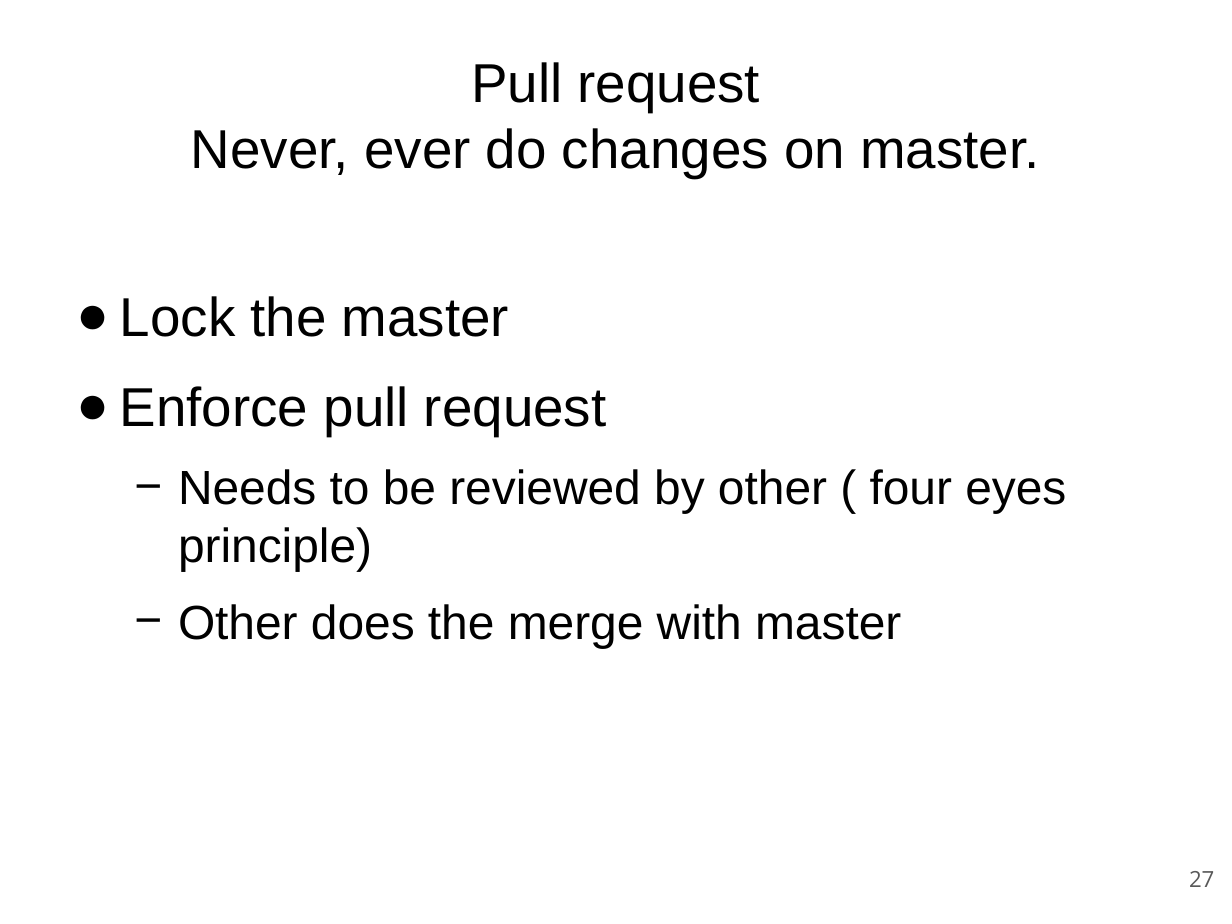
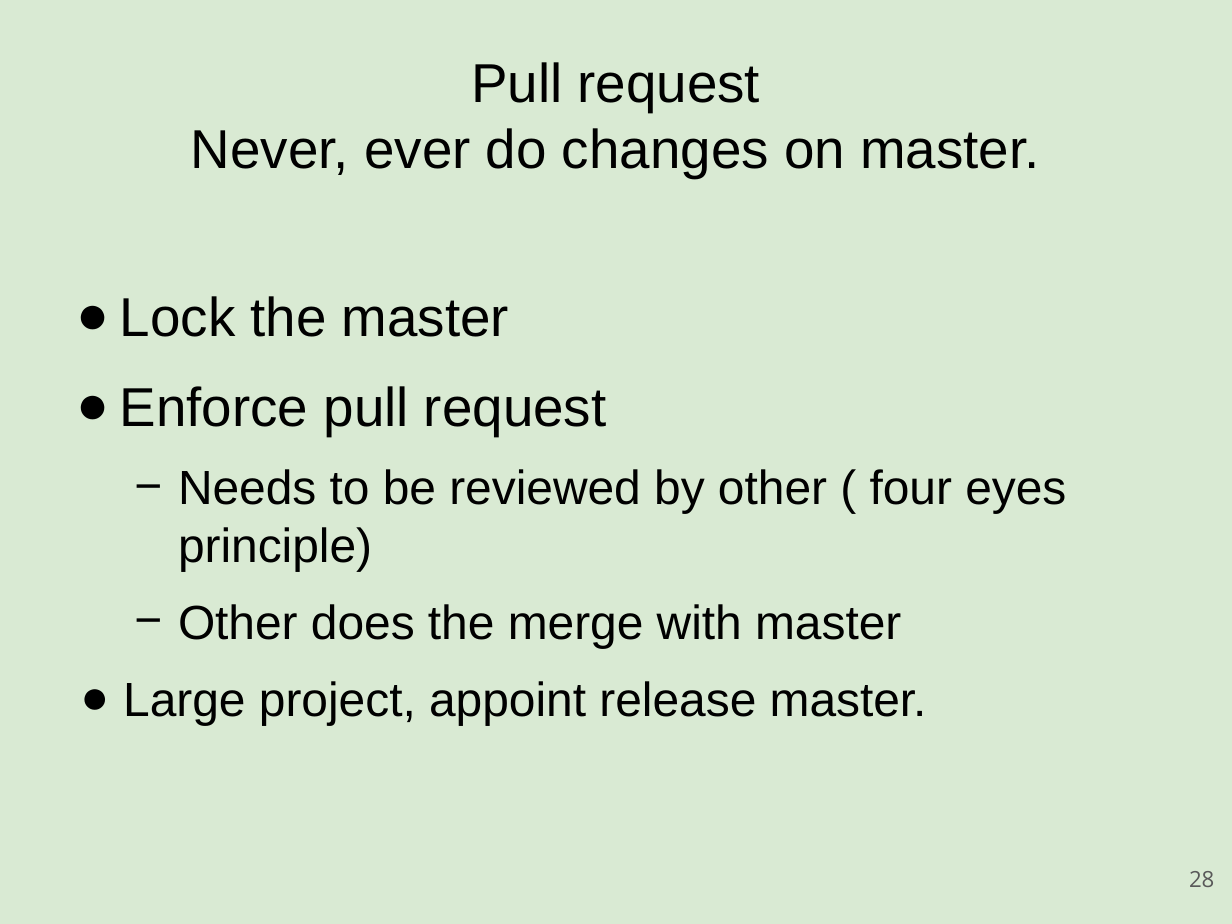
Before and after one commit to rickvek/Workshop-GIT, a slide deck: slide 28 of Git-Workshop.odp (slide 27 before the commit). Drawn at 1232x924 pixels with LibreOffice and Linux fonts; fonts in the diff are those of the drawing. Boxes give left, top, right and bottom in pixels: in the first picture for what was removed or moved away, otherwise in the second. Text is boxed around its words. In the diff, an @@ line names an element or a change of style, - is before the commit and + after.

```diff
--- a/Git-Workshop.odp
+++ b/Git-Workshop.odp
@@ background #FFFFFF to #D9EAD3 @@
@@ text at (123, 681, 927, 725): paragraph added @@
+● Large project, appoint release master.
@@ page number at (1189, 871, 1214, 887): text changed @@
-27
+28
```
Also in this commit, not shown: 34 other slides changed, 1 slide added.
